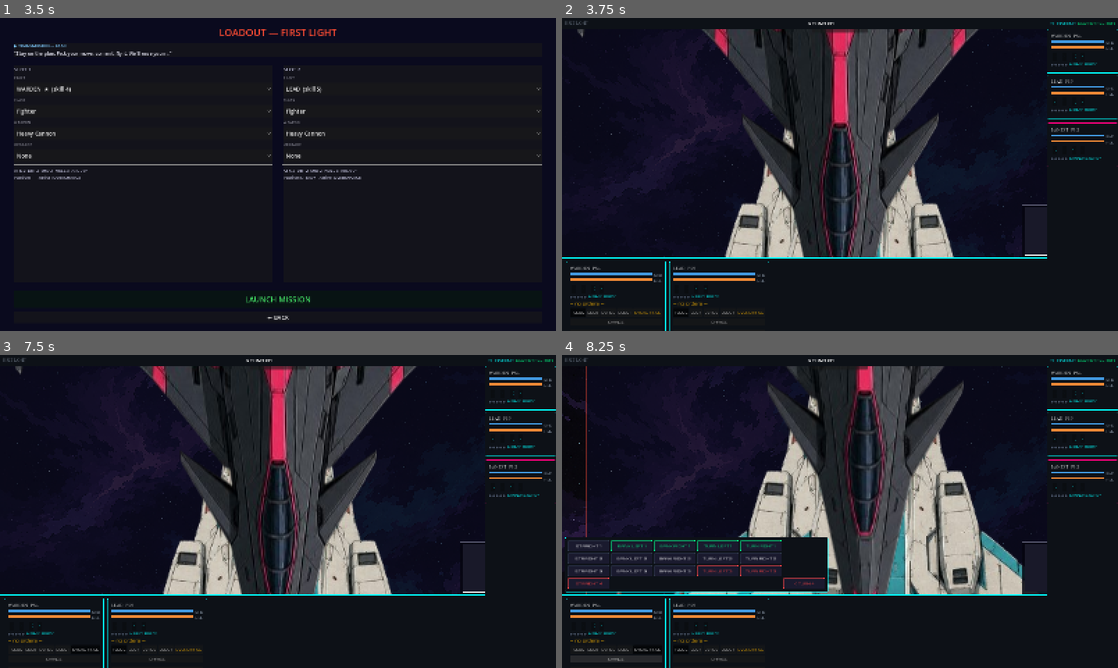
Above: before the commit, frames 1-4 (two rows, left to right).
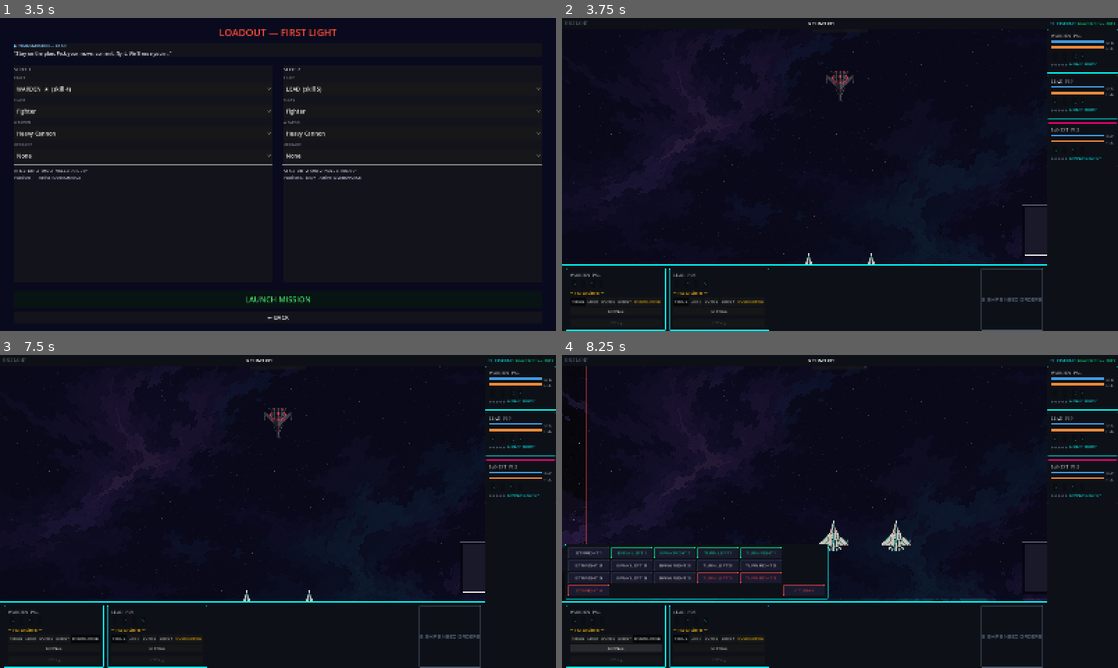
Above: after the commit, the same moments.

Repository: kavemankai/JaggedBuild
Game: Godot game, scene res://scenes/MainMenu.tscn
Two runs of this game, one before a commit and one after it. Both use one fixed random seed, a clock stepped at 60 frames per second and the inputs below.
Inputs (mouse positions are in pixels of both pictures, inside the frame that each line leads up to):
- Up to frame 1 (3.5 s): tap Enter at 0.5, 2 s; move the mouse to (400, 158) at 0.52 s; click (400, 158) at 0.67 s; tap Space at 1.25 s; drag from (166, 190) to (250, 237) at 1.27 s; move the mouse to (333, 105) at 2.02 s; click (333, 105) at 2.17 s; click "DEPLOY ▶" at 2.75 s
- Up to frame 2 (3.75 s): click "LAUNCH MISSION" at 3.5 s
- Up to frame 3 (7.5 s): click "FOCUS" at 4.25 s; click "LOCK" at 5 s; click "EVADE" at 5.75 s; click "BOOST" at 6.5 s; click "OVERCHARGE" at 7.25 s
- Up to frame 4 (8.25 s): click "CHANGE" at 8 s

Frame 1 is identical in both runs. In frame 2, 22% of the frame differs, in the area x 0-88%, y 3-100%; in frame 3, 22%; in frame 4, 25%.

Commit message:
Fix sprite scale, planning strip layout, and update effect textures
- Ship sprite scale: 0.2 (small), 0.33 (large) for 500x500 source images
- GhostShip scale matched
- ShipCard planning mode hides health bars (shown in HUD right panel)
- PlanningStrip right margin 216px to clear the HUD right panel overlay
- PlanningStrip height reduced to 190px
- Effect textures replaced with background-removed versions

Co-Authored-By: Claude Sonnet 4.6 <noreply@anthropic.com>

Diff:
--- a/scenes/GhostShip.tscn
+++ b/scenes/GhostShip.tscn
@@ -11,7 +11,7 @@
 modulate = Color(1, 1, 1, 0.4)
 texture = ExtResource("2")
 rotation_degrees = 0.0
-scale = Vector2(4, 4)
+scale = Vector2(0.2, 0.2)
 texture_filter = 2
 
 [node name="StressLabel" type="Label" parent="GhostBody"]
--- a/scenes/PlanningStrip.tscn
+++ b/scenes/PlanningStrip.tscn
@@ -14,14 +14,14 @@
 anchor_top = 1.0
 anchor_right = 1.0
 anchor_bottom = 1.0
-offset_top = -210.0
+offset_top = -190.0
 
 [node name="Margin" type="MarginContainer" parent="Panel"]
 anchor_right = 1.0
 anchor_bottom = 1.0
 theme_override_constants/margin_left = 12
 theme_override_constants/margin_top = 10
-theme_override_constants/margin_right = 12
+theme_override_constants/margin_right = 216
 theme_override_constants/margin_bottom = 10
 
 [node name="HBox" type="HBoxContainer" parent="Panel/Margin"]
--- a/scenes/Ship.tscn
+++ b/scenes/Ship.tscn
@@ -9,7 +9,7 @@
 [node name="Body" type="Sprite2D" parent="."]
 texture = ExtResource("2")
 rotation_degrees = 0.0
-scale = Vector2(4, 4)
+scale = Vector2(0.2, 0.2)
 texture_filter = 2
 
 [node name="FiringArc" type="Polygon2D" parent="."]
--- a/scripts/ShipCard.gd
+++ b/scripts/ShipCard.gd
@@ -45,6 +45,10 @@
 	_build_ion_pips()
 	_build_token_row()
 	if not hud_mode:
+		# Planning strip — hide health rows (they're in the HUD right panel)
+		$Margin/VBox/ShieldRow.visible = false
+		$Margin/VBox/HullRow.visible = false
+		$Margin/VBox/StatusRow.visible = false
 		if ship.selected_action == "":
 			ship.selected_action = "FOCUS"
 		_populate_actions()
--- a/scripts/ShipClassData.gd
+++ b/scripts/ShipClassData.gd
@@ -19,7 +19,7 @@
 # Size class (Large ship system). SMALL is the default fighter footprint.
 @export var size_class: String = "SMALL"        # "SMALL" | "LARGE"
 @export var collision_radius: float = 40.0      # LARGE overrides to 75
-@export var sprite_scale: float = 3.0           # LARGE overrides to 5
+@export var sprite_scale: float = 0.2           # LARGE overrides to 0.33
 @export var has_rear_turret: bool = false       # Large hulls fire a fixed rear TURRET
 @export var is_objective: bool = false          # escort/convoy hull; destroyed = mission fail
 @export var objective_armed: bool = false       # false = unarmed, true = rear turret only
--- a/scripts/ShipClasses.gd
+++ b/scripts/ShipClasses.gd
@@ -83,7 +83,7 @@
 	c.has_rear_turret = true
 	c.size_class = "LARGE"
 	c.collision_radius = 75.0
-	c.sprite_scale = 5.0
+	c.sprite_scale = 0.33
 	c.dial = ShipDials.large()
 	c.primary_weapon_options = ["HEAVY", "CANNONS", "ION"]
 	c.upgrade_slots = 1
Binary file changed: assets/effects/fx_cannon.png
Binary file changed: assets/effects/fx_explosion.png
Binary file changed: assets/effects/fx_hull_hit.png
Binary file changed: assets/effects/fx_missile.png
Binary file changed: assets/effects/fx_shield_hit.png
